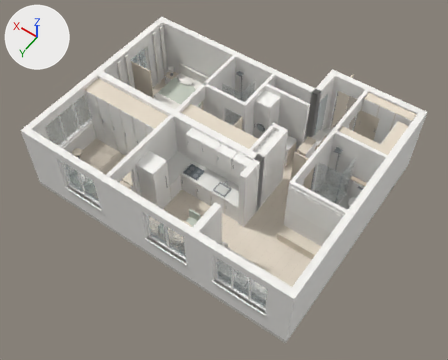
A saved change to the OBJ model public/models/apartment/apartment.obj.
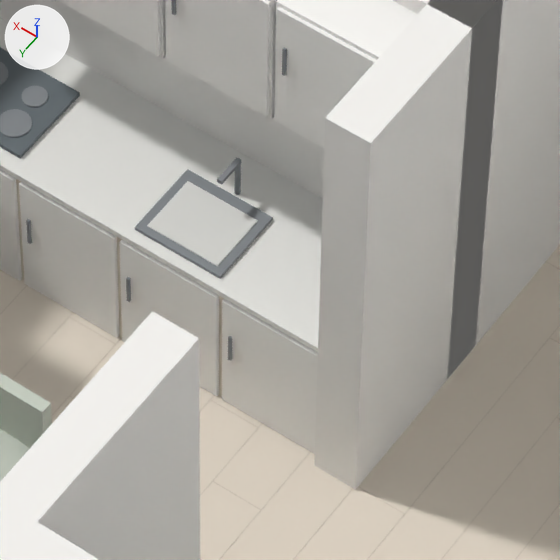
The first picture shows the older version from a 50 mm camera at (-3.19, 7.6, 17.7) aimed at (4.72, -3.47, 0.3). The close-ups show the older and then the newer version on the part from 43% to 61% of the width and 44% to 66% of the height of that picture. Only the edits that show in the close-ups are written down. Lighting does not change. The marker at upper left points along +X, +Y and +Z. Where no turn or scale is listed for an object, it has been applied to the vertices. Vertices at exactly the same position are counted once.

Names of what the first close-up shows: '240_Living_room_pier_/_x=3.122', '246_Kitchen_and_bedroom_transverse_wall', '247_Kitchen_west_return', '316_Kitchen_base_1_/_door_1', '319_Kitchen_base_2_/_door_1', '322_Kitchen_base_3_/_door_1', '327_Kitchen_worktop', '328_Kitchen_sink_outline', '329_Kitchen_sink_bowl', '331_Kitchen_mixer_spout', '345_Kitchen_wall_cabinet_1', '346_Kitchen_wall_cabinet_1_/_door_1', '349_Kitchen_wall_cabinet_2_/_door_1', '4_Timber_floor_main' and 33 more.
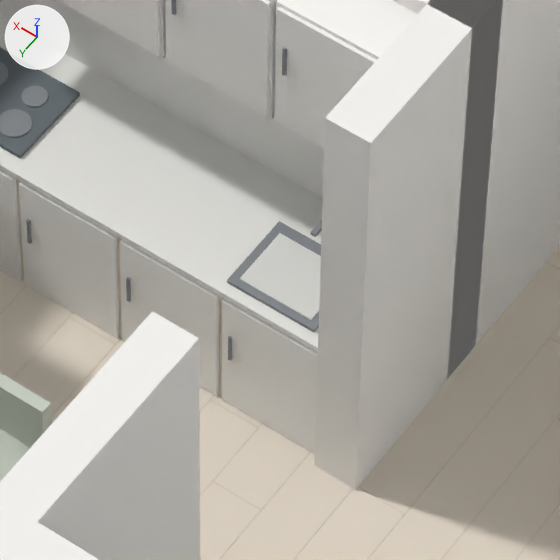
Location of each change, [x1, y1, x2, y2] in pixels of the close-ups (560 x 560 px):
'329_Kitchen_sink_bowl', moved: before [147, 181, 258, 266]; after [240, 233, 321, 320]
'328_Kitchen_sink_outline', moved: before [135, 169, 273, 278]; after [227, 221, 321, 332]
'331_Kitchen_mixer_spout', moved: before [217, 157, 241, 184]; after [310, 219, 322, 237]

Diff of the bpy script that builds the scene:
```diff
--- a/public/models/apartment/apartment.obj.py
+++ b/public/models/apartment/apartment.obj.py
@@ me_328_kitchen_sink_outline @@
 # used by ob_328_kitchen_sink_outline; location = (0.0, 0.0, 0.0)
-me_328_kitchen_sink_outline.from_pydata(...)  # 8 vertices, 12 faces; spans x 4.0..4.5, y -2.935..-2.505, z 0.899..0.917
+me_328_kitchen_sink_outline.from_pydata(...)  # 8 vertices, 12 faces; spans x 3.462..3.962, y -2.935..-2.505, z 0.899..0.917
+# me_328_kitchen_sink_outline part 1: the whole mesh is moved by (-0.538, 0.0, 0.0)
 me_328_kitchen_sink_outline.materials.append(mat_dark)
@@ me_329_kitchen_sink_bowl @@
 # used by ob_329_kitchen_sink_bowl; location = (0.0, 0.0, 0.0)
-me_329_kitchen_sink_bowl.from_pydata(...)  # 8 vertices, 12 faces; spans x 4.045..4.455, y -2.875..-2.545, z 0.902..0.922
+me_329_kitchen_sink_bowl.from_pydata(...)  # 8 vertices, 12 faces; spans x 3.507..3.917, y -2.875..-2.545, z 0.902..0.922
+# me_329_kitchen_sink_bowl part 2: the whole mesh is moved by (-0.538, 0.0, 0.0)
 me_329_kitchen_sink_bowl.materials.append(mat_tile)
@@ me_331_kitchen_mixer_spout @@
 # used by ob_331_kitchen_mixer_spout; location = (0.0, 0.0, 0.0)
-me_331_kitchen_mixer_spout.from_pydata(...)  # 8 vertices, 12 faces; spans x 4.216..4.244, y -2.98..-2.82, z 1.13..1.152
+me_331_kitchen_mixer_spout.from_pydata(...)  # 8 vertices, 12 faces; spans x 3.678..3.706, y -2.98..-2.82, z 1.13..1.152
+# me_331_kitchen_mixer_spout part 3: the whole mesh is moved by (-0.538, 0.0, 0.0)
 me_331_kitchen_mixer_spout.materials.append(mat_dark)
```
